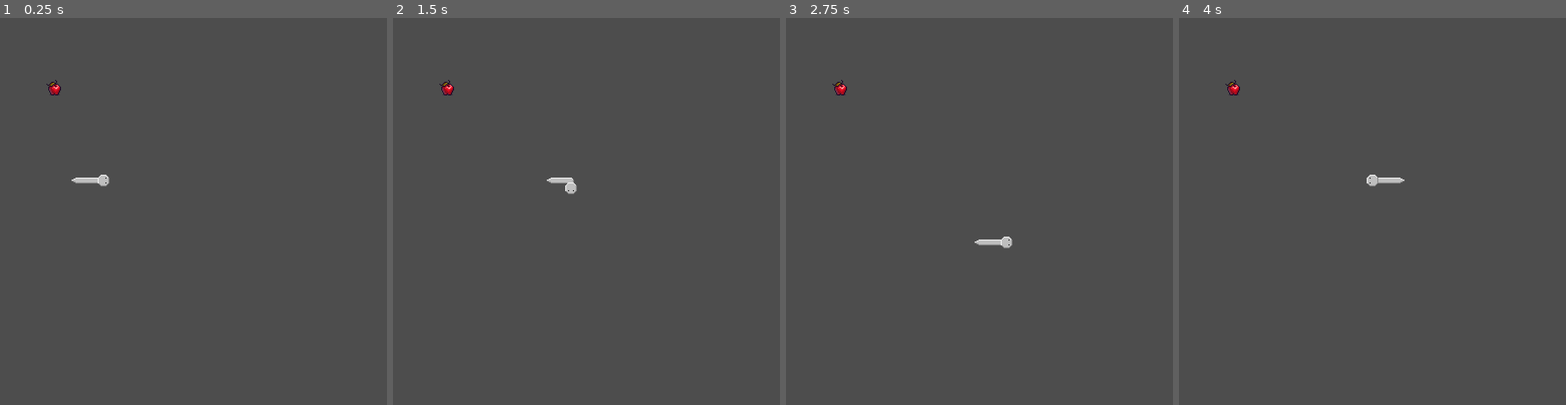
Above: before the commit, frames 1-4 (left to right).
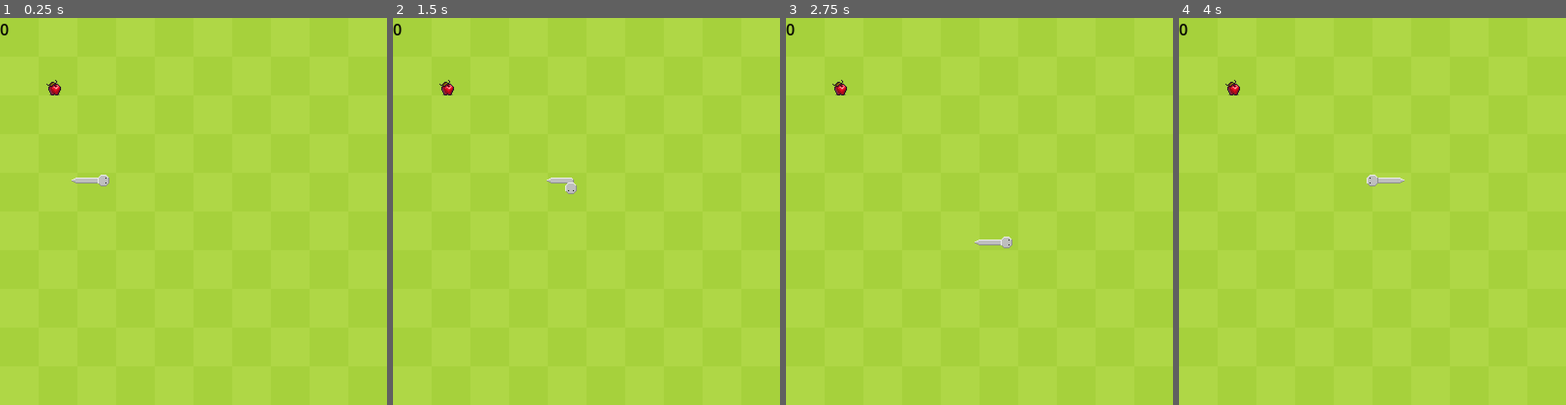
Above: after the commit, the same moments.

Repository: Carl0s4321/Snake
Game: Godot game, scene res://main.tscn
Two runs of this game, one before a commit and one after it. Both use one fixed random seed, a clock stepped at 60 frames per second and the inputs below.
Inputs:
- Up to frame 1 (0.25 s): no input
- Up to frame 2 (1.5 s): hold Right (ui_right) 0.53-1.28 s; hold Down (ui_down) from 1.28 s (still down)
- Up to frame 3 (2.75 s): release Down (ui_down) at 2.03 s; hold Right (ui_right) from 2.03 s (still down)
- Up to frame 4 (4 s): release Right (ui_right) at 2.78 s; hold Up (ui_up) 2.78-3.53 s; hold Left (ui_left) from 3.53 s (still down)

The runs differ from the first frame. In frame 1, 100% of the frame differs, in the area x 0-100%, y 0-100%; in frame 2, 100%; in frame 3, 100%; in frame 4, 100%.

Commit message:
+bg, +scoring, +border

Diff:
--- a/main.gd
+++ b/main.gd
@@ -1,4 +1,4 @@
-extends Node2D
+extends Node
 
 #const SNAKE = 1
 const APPLE = 0
@@ -188,14 +188,8 @@
 
 func move_snake():
 	if add_apples:
-		delete_tiles(SNAKE_PARTS["tail-move-up"])
-		delete_tiles(SNAKE_PARTS["tail-move-down"])
-		delete_tiles(SNAKE_PARTS["tail-move-left"])
-		delete_tiles(SNAKE_PARTS["tail-move-right"])
-		delete_tiles(SNAKE_PARTS["tail-up"])
-		delete_tiles(SNAKE_PARTS["tail-down"])
-		delete_tiles(SNAKE_PARTS["tail-left"])
-		delete_tiles(SNAKE_PARTS["tail-right"])
+		for tiles in SNAKE_PARTS:
+			delete_tiles(SNAKE_PARTS[tiles])
 		# take everything except the last index in the body (tail)
 		var body_copy = snake_body.slice(0,snake_body.size())
 		var new_head = body_copy[0] + snake_direction
@@ -203,14 +197,8 @@
 		snake_body = body_copy
 		add_apples = false
 	else:
-		delete_tiles(SNAKE_PARTS["tail-move-up"])
-		delete_tiles(SNAKE_PARTS["tail-move-down"])
-		delete_tiles(SNAKE_PARTS["tail-move-left"])
-		delete_tiles(SNAKE_PARTS["tail-move-right"])
-		delete_tiles(SNAKE_PARTS["tail-up"])
-		delete_tiles(SNAKE_PARTS["tail-down"])
-		delete_tiles(SNAKE_PARTS["tail-left"])
-		delete_tiles(SNAKE_PARTS["tail-right"])
+		for tiles in SNAKE_PARTS:
+			delete_tiles(SNAKE_PARTS[tiles])
 		# take everything except the last index in the body (tail)
 		var body_copy = snake_body.slice(0,snake_body.size()-1)
 		var new_head = body_copy[0] + snake_direction
@@ -247,13 +235,30 @@
 func draw_apple():
 	$SnakeApple.set_cell(0, Vector2i(apple_pos.x, apple_pos.y), APPLE, Vector2i(4,1),0)
 
+func check_snake_out_of_map():
+	var head = snake_body[0]
+	if head.x > 24:
+		for i in range(snake_body.size()-1):
+			snake_body[i].x = -i
+	elif head.x < 0:
+		for i in range(snake_body.size()-1):
+			snake_body[i].x = 24+i
+	elif head.y > 24:
+		for i in range(snake_body.size()-1):
+			snake_body[i].y = -i
+	elif head.y < 0:
+		for i in range(snake_body.size()-1):
+			snake_body[i].y = 24+i
+
 func check_apple_eaten():
 	if apple_pos == snake_body[0]:
 		apple_pos = place_apple()
 		add_apples = true
+		get_tree().call_group('ScoreGroup', 'update_score', snake_body.size())
 
 func _on_snake_tick_timeout():
 	move_snake()
 	draw_snake()
 	draw_apple()
 	check_apple_eaten()
+	check_snake_out_of_map()
--- a/main.tscn
+++ b/main.tscn
@@ -1,10 +1,23 @@
-[gd_scene load_steps=3 format=3 uid="uid://gige70kcqqq1"]
+[gd_scene load_steps=5 format=3 uid="uid://gige70kcqqq1"]
 
 [ext_resource type="TileSet" uid="uid://cinvy7px11onv" path="res://art/snake-tiles.tres" id="1_hpxk8"]
 [ext_resource type="Script" path="res://main.gd" id="1_uqj7q"]
+[ext_resource type="Texture2D" uid="uid://bp88n62ebkwgm" path="res://art/grass.png" id="2_8wsrp"]
+[ext_resource type="PackedScene" uid="uid://bhbv3tssospvd" path="res://score.tscn" id="4_7meve"]
 
-[node name="Main" type="Node2D"]
+[node name="Main" type="Node"]
 script = ExtResource("1_uqj7q")
+
+[node name="TextureRect" type="TextureRect" parent="."]
+anchors_preset = 15
+anchor_right = 1.0
+anchor_bottom = 1.0
+grow_horizontal = 2
+grow_vertical = 2
+size_flags_vertical = 4
+texture = ExtResource("2_8wsrp")
+expand_mode = 1
+stretch_mode = 1
 
 [node name="SnakeApple" type="TileMap" parent="."]
 tile_set = ExtResource("1_hpxk8")
@@ -18,4 +31,6 @@
 position = Vector2(200, 200)
 zoom = Vector2(2, 2)
 
+[node name="Score" parent="." instance=ExtResource("4_7meve")]
+
 [connection signal="timeout" from="SnakeTick" to="." method="_on_snake_tick_timeout"]
--- /dev/null
+++ b/score.gd
@@ -0,0 +1,4 @@
+extends Node2D
+
+func update_score(snake_length):
+	$ScoreText.text = str(snake_length-3)
--- /dev/null
+++ b/score.tscn
@@ -0,0 +1,12 @@
+[gd_scene load_steps=2 format=3 uid="uid://bhbv3tssospvd"]
+
+[ext_resource type="Script" path="res://score.gd" id="1_av8x6"]
+
+[node name="Score" type="Node2D" groups=["ScoreGroup"]]
+script = ExtResource("1_av8x6")
+
+[node name="ScoreText" type="Label" parent="."]
+offset_right = 40.0
+offset_bottom = 23.0
+theme_override_colors/font_color = Color(0, 0, 0, 1)
+text = "0"
Binary file added: art/grass.png
Not shown, added: art/grass.png.import
